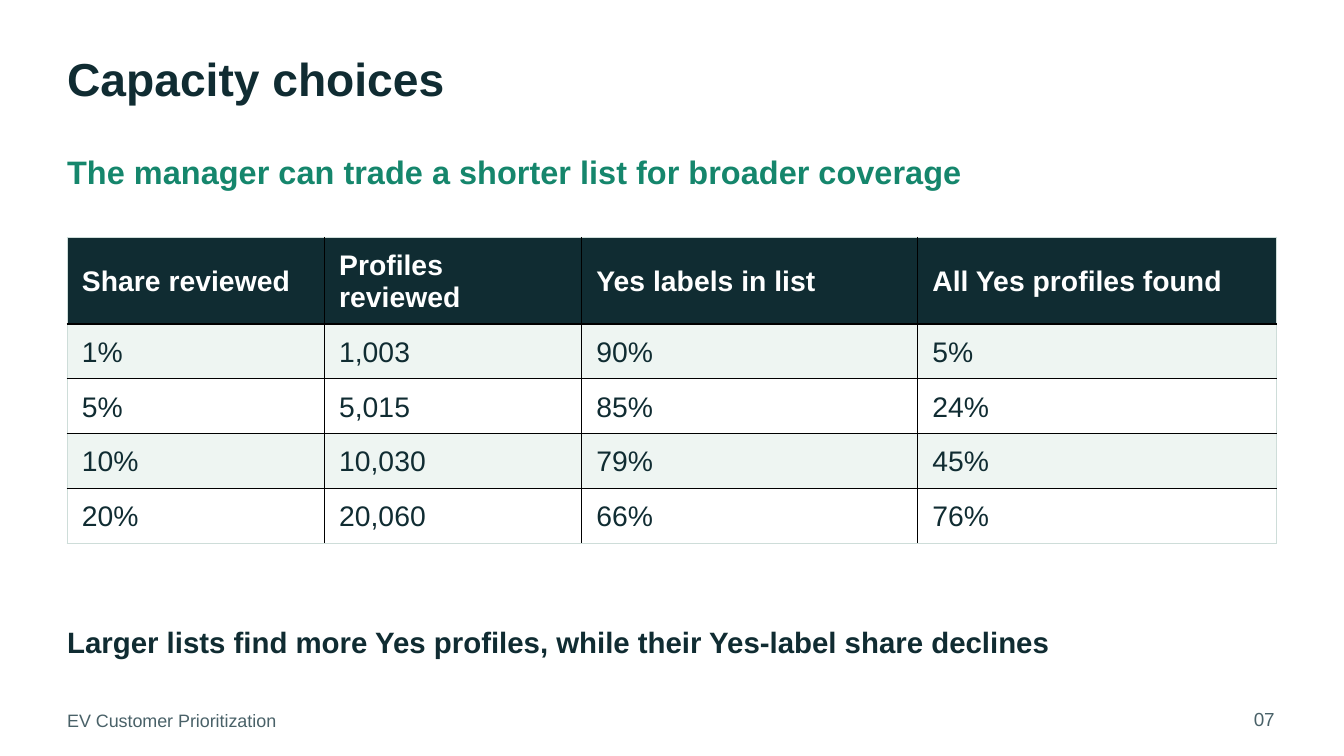
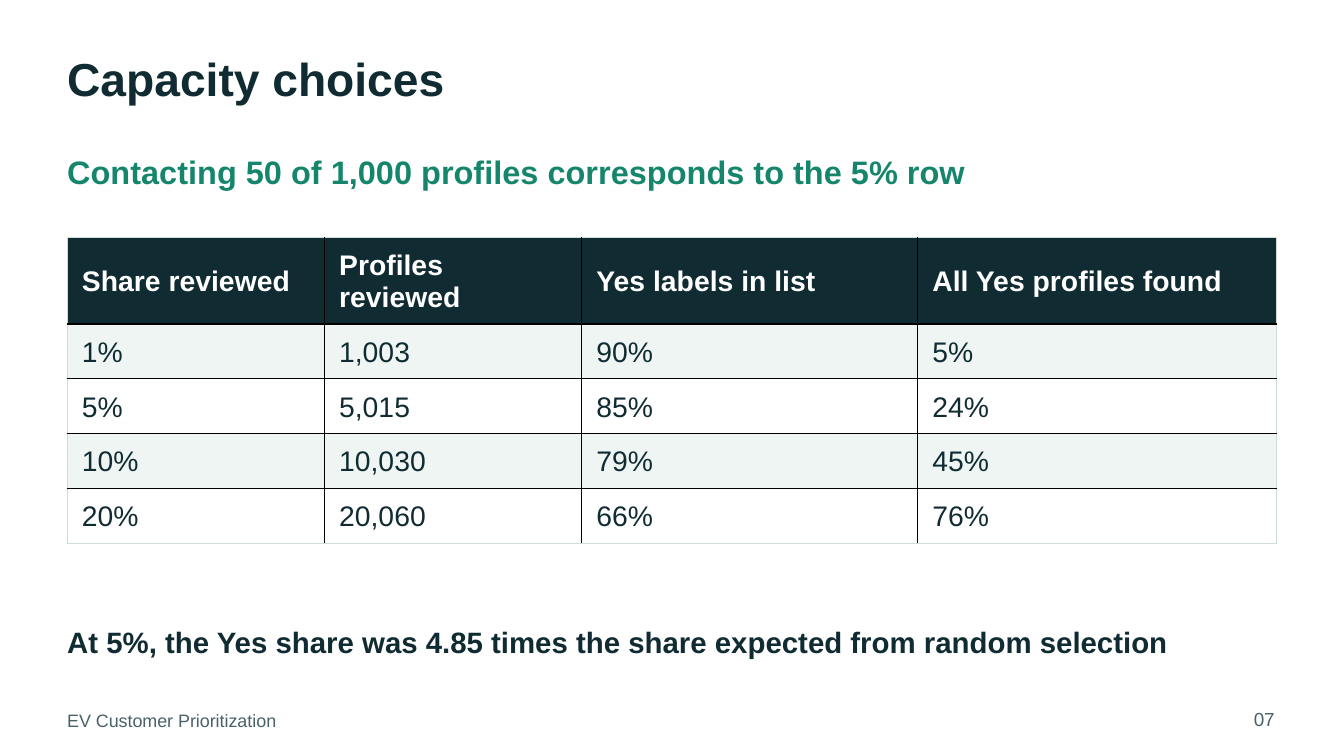
Before and after one commit to Nuquynhchaunguyen/ev-customer-prioritization, a slide deck: slide 7 of docs/P2/EV_Customer_Prioritization_Stakeholder_Presentation.pptx. Drawn at 1344x756 pixels with LibreOffice and Linux fonts; fonts in the diff are those of the drawing. Boxes give left, top, right and bottom in pixels: in the first picture for what was removed or moved away, otherwise in the second. Text is boxed around its words. In the diff, an @@ line names an element or a change of style, - is before the commit and + after.

```diff
--- a/docs/P2/EV_Customer_Prioritization_Stakeholder_Presentation.pptx
+++ b/docs/P2/EV_Customer_Prioritization_Stakeholder_Presentation.pptx
@@ text at box(67, 160, 965, 190): text changed @@
-The manager can trade a shorter list for broader coverage
+Contacting 50 of 1,000 profiles corresponds to the 5% row
@@ text at box(67, 631, 1167, 658): text changed @@
-Larger lists find more Yes profiles, while their Yes-label share declines
+At 5%, the Yes share was 4.85 times the share expected from random selection
```
Also in this commit, not shown: 6 other slides changed, 3 other files.
